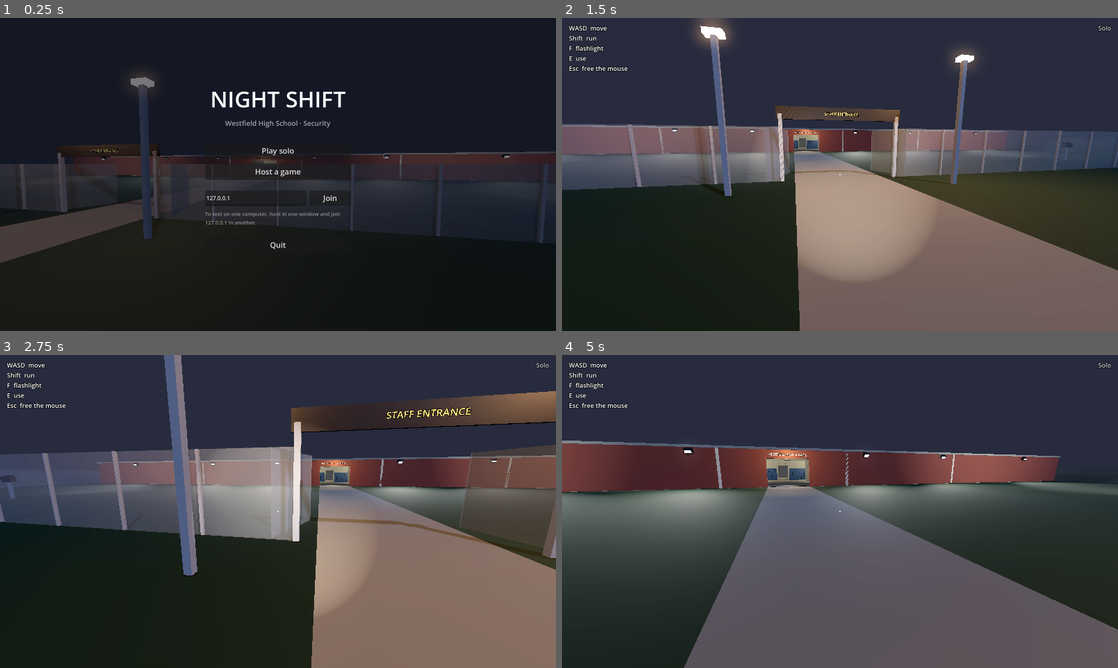
Above: before the commit, frames 1-4 (two rows, left to right).
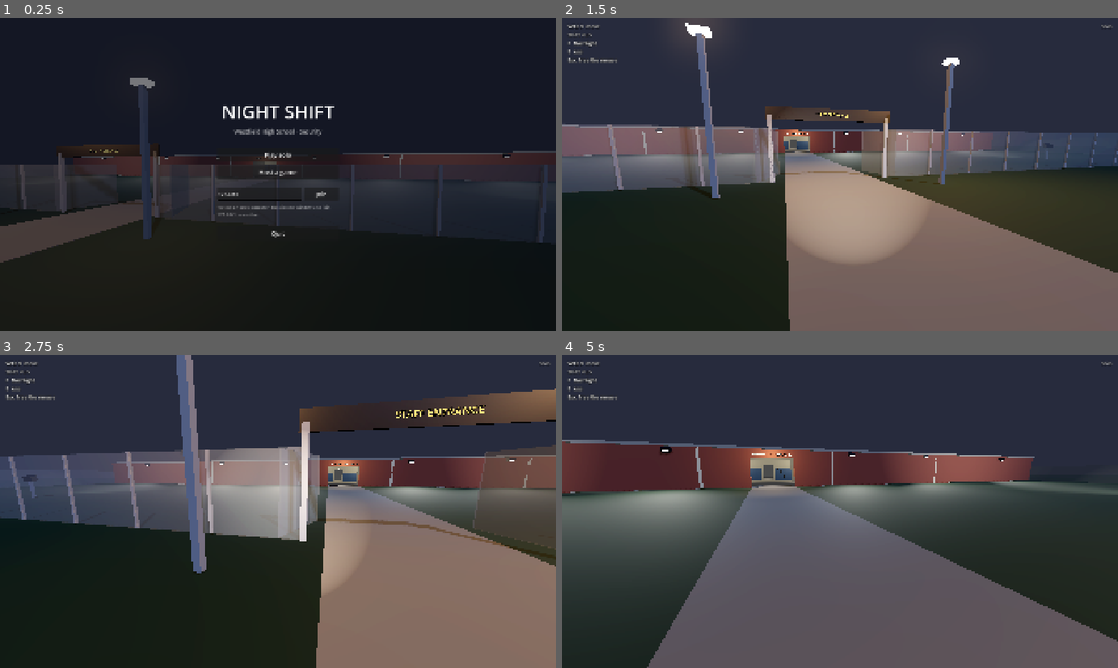
Above: after the commit, the same moments.

Repository: Travis700/Game
Game: Godot game, scene res://scenes/main.tscn
Two runs of this game, one before a commit and one after it. Both use one fixed random seed, a clock stepped at 60 frames per second and the inputs below.
Inputs (mouse positions are in pixels of both pictures, inside the frame that each line leads up to):
- Up to frame 1 (0.25 s): no input
- Up to frame 2 (1.5 s): click "Play solo" at 0.5 s; tap Enter at 1.25 s; move the mouse to (867, 174) at 1.27 s; hold W (move_forward) from 1.28 s (still down); hold F (flashlight) from 1.28 s (still down)
- Up to frame 3 (2.75 s): keep holding W (move_forward); move the mouse to (250, 511) at 2.02 s; release F (flashlight) at 2.03 s; tap E (interact) at 2.1 s
- Up to frame 4 (5 s): keep holding W (move_forward); move the mouse to (851, 505) at 2.77 s; hold Shift (sprint) 2.78-3.53 s; move the mouse to (834, 517) at 3.52 s; tap F (flashlight) at 3.6 s; move the mouse to (878, 514) at 4.27 s; hold E (interact) from 4.28 s (still down); tap F11 (toggle_fullscreen, bound only after the commit) at 4.9 s

The runs differ from the first frame. In frame 1, 2.8% of the frame differs, in the area x 0-100%, y 18-79%; in frame 2, 11%; in frame 3, 11%, in the area x 0-100%, y 0-100%; in frame 4, 8.8%.

Commit message:
Fullscreen at the monitor's resolution; fix other guards' flashlight shadow
The game now starts fullscreen at the desktop resolution with the HUD and menu
scaled to match (F11 toggles windowed). When launched with --host / --join for
testing, each copy opens windowed in its own half of the screen.

Other guards' flashlights started inside their own head mesh, so the visor
shadowed part of the beam. The beam now starts in front of the guard and the
visor casts no shadow.

Co-Authored-By: Claude Opus 5.5 <noreply@anthropic.com>
Claude-Session: https://claude.ai/code/session_015YKvNgaJwTwAVL8wj2PRTQ

Diff:
--- a/project.godot
+++ b/project.godot
@@ -16,8 +16,11 @@
 
 [display]
 
-window/size/viewport_width=1600
-window/size/viewport_height=900
+window/size/viewport_width=1920
+window/size/viewport_height=1080
+window/size/mode=3
+window/stretch/mode="canvas_items"
+window/stretch/aspect="expand"
 
 [rendering]
 
--- a/scenes/player.tscn
+++ b/scenes/player.tscn
@@ -54,13 +54,14 @@
 
 [node name="Visor" type="MeshInstance3D" parent="Head"]
 transform = Transform3D(1, 0, 0, 0, 1, 0, 0, 0, 1, 0, 0, -0.28)
+cast_shadow = 0
 mesh = SubResource("BoxMesh_visor")
 
 [node name="Camera3D" type="Camera3D" parent="Head"]
 fov = 75.0
 
 [node name="Flashlight" type="SpotLight3D" parent="Head/Camera3D"]
-transform = Transform3D(1, 0, 0, 0, 1, 0, 0, 0, 1, 0.18, -0.12, 0)
+transform = Transform3D(1, 0, 0, 0, 1, 0, 0, 0, 1, 0.18, -0.12, -0.45)
 visible = false
 light_color = Color(1, 0.94, 0.82, 1)
 light_energy = 3.0
--- a/scripts/controls.gd
+++ b/scripts/controls.gd
@@ -10,6 +10,7 @@
 	"interact": [KEY_E],
 	"flashlight": [KEY_F],
 	"pause": [KEY_ESCAPE],
+	"toggle_fullscreen": [KEY_F11],
 }
 
 
--- a/scripts/main.gd
+++ b/scripts/main.gd
@@ -90,6 +90,12 @@
 	_start_from_command_line()
 
 
+func _unhandled_input(event: InputEvent) -> void:
+	if event.is_action_pressed("toggle_fullscreen"):
+		var fullscreen := DisplayServer.window_get_mode() == DisplayServer.WINDOW_MODE_FULLSCREEN
+		DisplayServer.window_set_mode(DisplayServer.WINDOW_MODE_WINDOWED if fullscreen else DisplayServer.WINDOW_MODE_FULLSCREEN)
+
+
 func _process(_delta: float) -> void:
 	if _mode == "":
 		return
@@ -107,9 +113,23 @@
 		if arg == "--solo":
 			_play_solo()
 		elif arg == "--host":
+			_use_test_window(0)
 			_host()
 		elif arg.begins_with("--join"):
+			_use_test_window(1)
 			_join(arg.get_slice("=", 1) if "=" in arg else "127.0.0.1")
+
+
+## When testing several copies on one screen, put each in its own half instead of fullscreen.
+## The host goes on the left, players who join go on the right.
+func _use_test_window(side: int) -> void:
+	if DisplayServer.get_name() == "headless":
+		return
+	var screen := DisplayServer.screen_get_usable_rect()
+	var size := Vector2i(screen.size.x / 2, screen.size.x * 9 / 32)
+	DisplayServer.window_set_mode(DisplayServer.WINDOW_MODE_WINDOWED)
+	DisplayServer.window_set_size(size)
+	DisplayServer.window_set_position(screen.position + Vector2i(side * size.x, (screen.size.y - size.y) / 2))
 
 
 func _play_solo() -> void:
Not shown, changed: README.md
